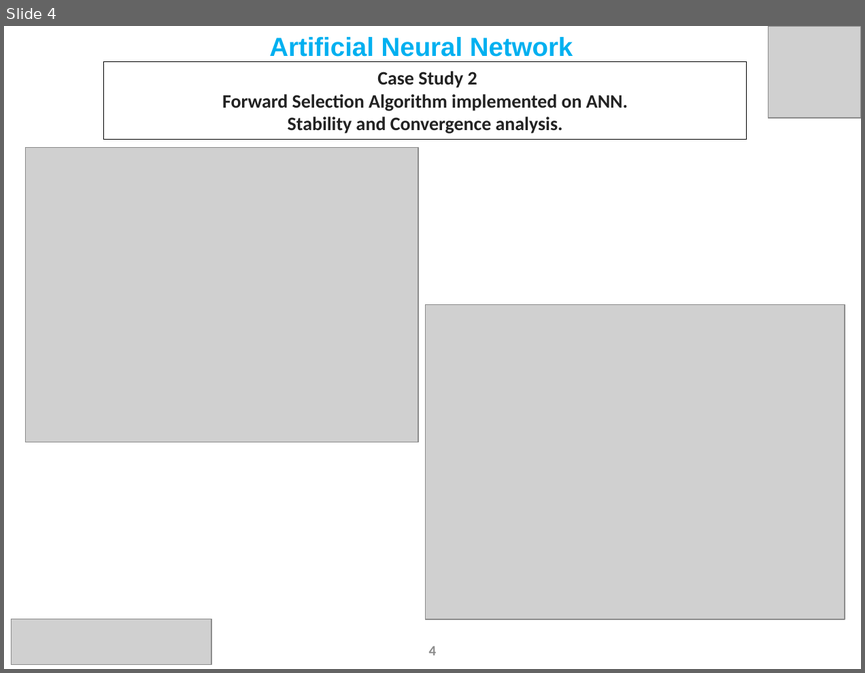
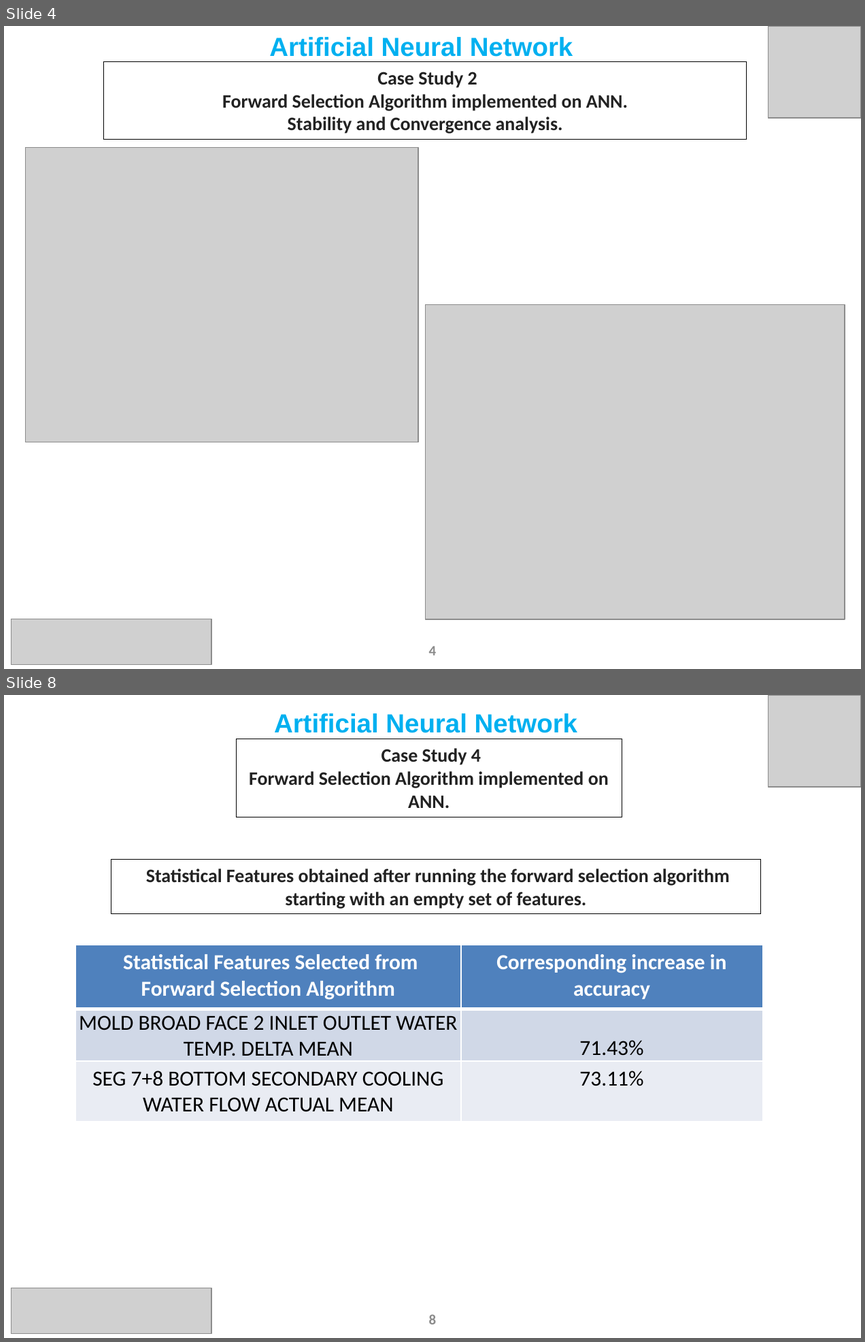
Before and after one commit to Subhigupta/Forward-Feature-Selection-Algorithm-on-AMNS-Data, a slide deck: ANN Update Slides June FFSA Updated.pptx. Shown one above the other, each under a label of ours: slide 4 before the commit, slides 4 and 8 after it; the slides between them are not shown. The pictures are 865x673 and 865x1342 pixels, drawn with LibreOffice and Linux fonts; fonts in the diff are those of the drawing; grey boxes stand for pictures. Boxes give left, top, right and bottom in pixels: in the first picture for what was removed or moved away, otherwise in the second. Text is boxed around its words. In the diff, an @@ line names an element or a change of style, - is before the commit and + after.

```diff
--- a/ANN Update Slides June FFSA Updated.pptx
+++ b/ANN Update Slides June FFSA Updated.pptx
@@ slide 8 added at (x1=4, y1=695, x2=861, y2=1338), background #FFFFFF @@
@@ text added at (x1=274, y1=713, x2=578, y2=733), 22 pt, text #00B0F0, bold @@
+Artificial Neural Network
@@ picture added at (x1=768, y1=695, x2=861, y2=787) @@
@@ rectangle added at (x1=236, y1=739, x2=621, y2=817), outline #000000 0.75 pt, 16 pt, text #222222, bold @@
+Case Study 4
+Forward Selection Algorithm implemented on ANN.
@@ rectangle added at (x1=111, y1=860, x2=761, y2=915), outline #000000 0.75 pt, 16 pt, text #222222, bold @@
+Statistical Features obtained after running the forward selection algorithm starting with an empty set of features.
@@ table added at (x1=75, y1=945, x2=762, y2=1121), 3 rows, 2 columns @@
+Statistical Features Selected from Forward Selection Algorithm | Corresponding increase in accuracy
+MOLD BROAD FACE 2 INLET OUTLET WATER TEMP. DELTA MEAN | 71.43%
+SEG 7+8 BOTTOM SECONDARY COOLING WATER FLOW ACTUAL MEAN | 73.11%
@@ picture added at (x1=11, y1=1288, x2=211, y2=1334) @@
@@ page number added at (x1=429, y1=1314, x2=436, y2=1324), 12 pt, text #8C8C8C, bold @@
+8
```
Also in this commit, not shown: 5 other slides added, 22 other files.
